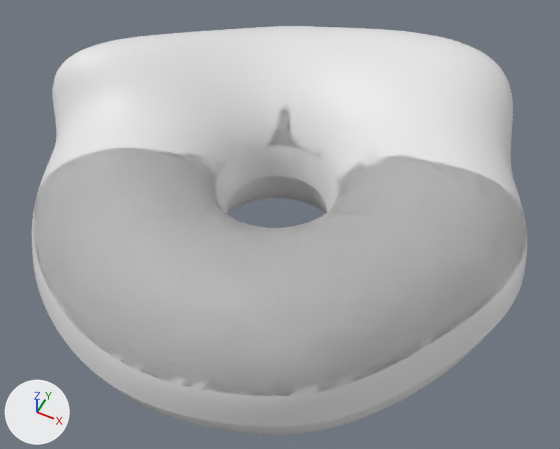
The Blender file donut.blend as it was, and as the next commit left it.
Both versions are drawn from a 50 mm lens placed at (0.1028, -0.1689, 0.1685), pointed at (0.0521, -0.0675, 0.0418). The axes (+X, +Y, +Z) are drawn at lower left. The lights are the same throughout.

Objects in the first picture: 'donut', 'icing'.
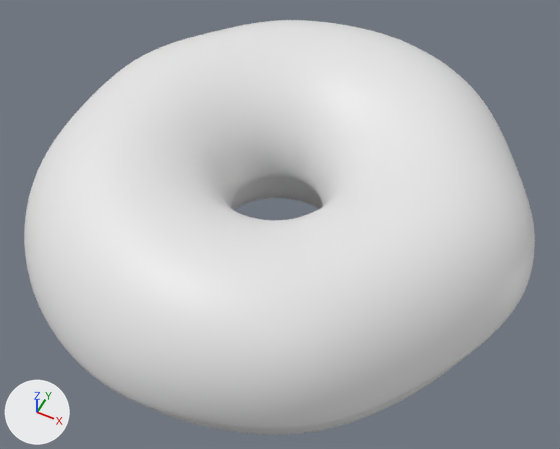
Commit message: donut with flat icing

Location of each change, (x1, y1, x2, y2) in pixels of the pictures (560 x 449 px; the box of a moved part takes in the faces that stretch with it):
'icing', reshaped, modifiers changed: before (32, 26, 527, 427); after (24, 20, 535, 430)
part 1 of me_torus_011, moved or reshaped: before (48, 26, 516, 186); after (46, 20, 523, 184)
'donut', unchanged, covered by the edit: before (33, 105, 526, 435); after (150, 177, 457, 435)

Edits to the bpy script that builds the scene:
```text
Change me_torus_011:
    used by ob_icing; location = (0.05, -0.0649, 0.0425)
    remove me_torus_011.from_pydata(...)  # 360 vertices, 320 faces; spans x -0.0561..0.0538, y -0.0529..0.054, z -0.0012..0.0265
    add me_torus_011.from_pydata(...)  # 360 vertices, 320 faces; spans x -0.0521..0.0538, y -0.0529..0.054, z -0.0012..0.0221
    me_torus_011 part 1: 97 of 360 vertices moved; they spanned x -0.0561..0.0417, y -0.0105..0.054, z 0.0..0.0265 and now span x -0.0521..0.0404, y -0.0096..0.054, z -0.0004..0.0211; mean shift (-0.0008, 0.0032, -0.0036); largest move (-0.0544, 0.003, 0.0214) -> (-0.048, 0.0211, 0.0082)
Change ob_icing:
    add _m = ob_icing.modifiers.new('Solidify', 'SOLIDIFY')
    add _m.thickness = 0.0015
    add _m.offset = 1.0
```
